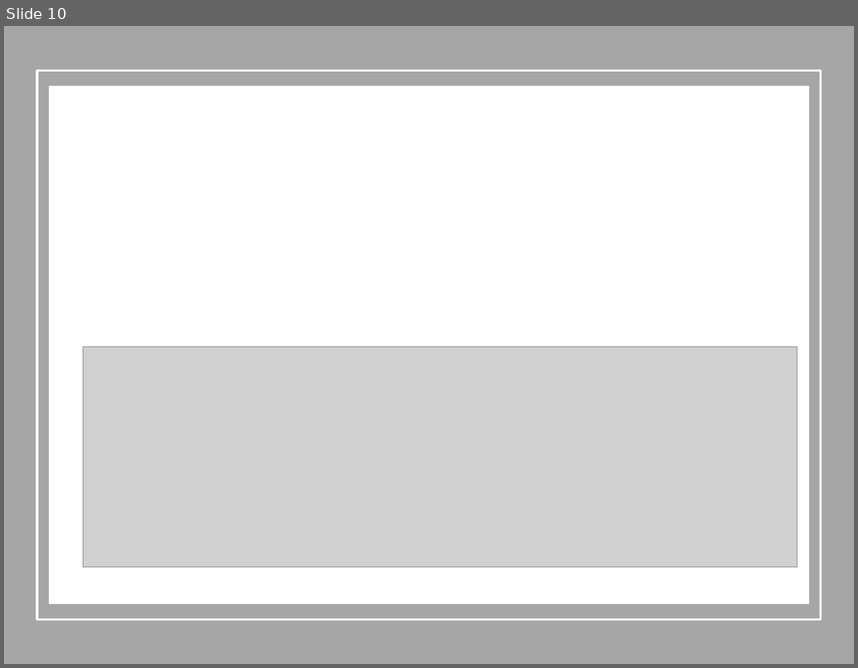
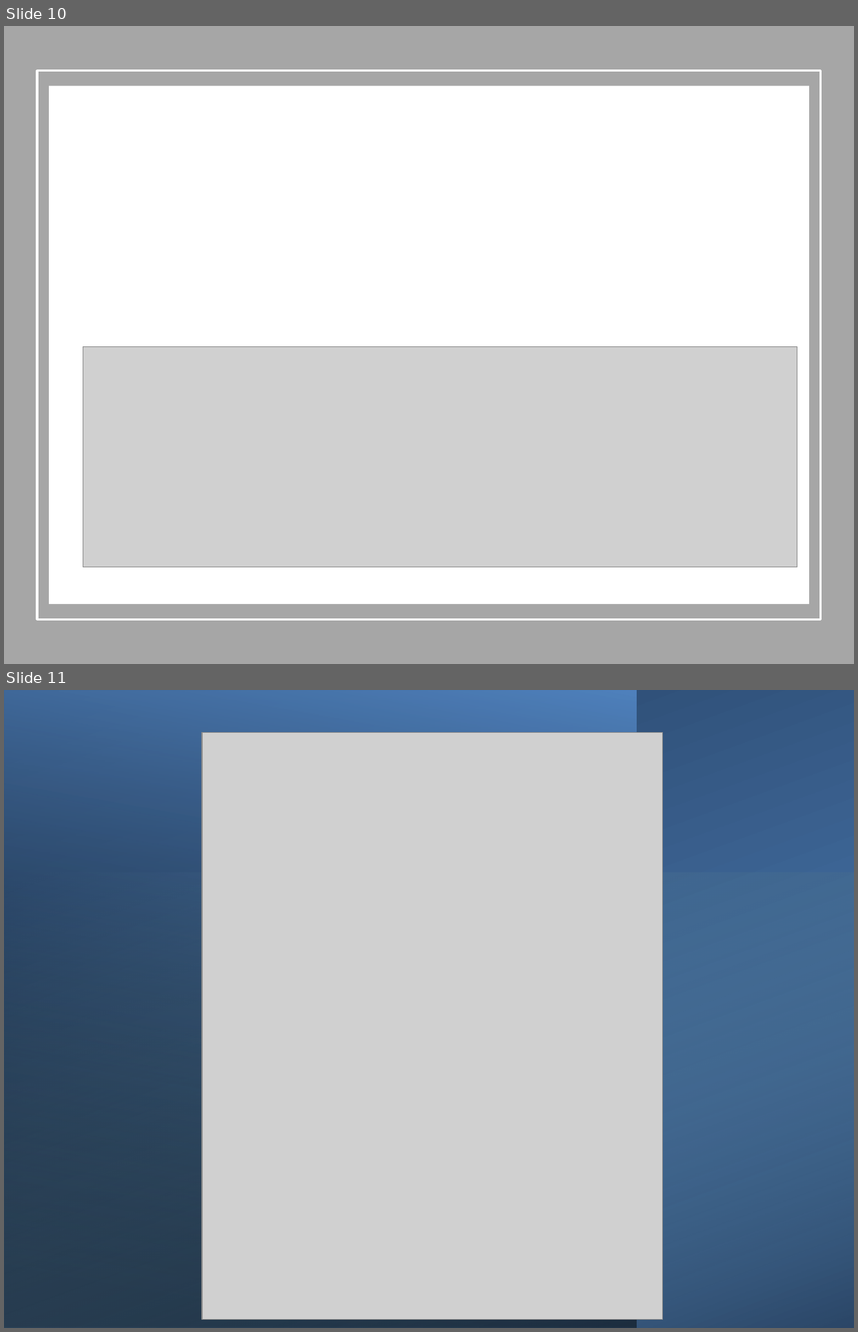
Before and after one commit to ckbitra/aiops-r8, a slide deck: docs/aiops_r8_presentation.pptx. Shown one above the other, each under a label of ours: slide 10 before the commit, slides 10 and 11 after it. The pictures are 858x668 and 858x1332 pixels, drawn with LibreOffice and Linux fonts; fonts in the diff are those of the drawing; grey boxes stand for pictures. Boxes give left, top, right and bottom in pixels: in the first picture for what was removed or moved away, otherwise in the second. Text is boxed around its words. In the diff, an @@ line names an element or a change of style, - is before the commit and + after.

```diff
--- a/docs/aiops_r8_presentation.pptx
+++ b/docs/aiops_r8_presentation.pptx
@@ slide 11 added at bbox=[4, 690, 854, 1328], background #FFFFFF @@
@@ rectangle added at bbox=[4, 690, 854, 1328], fill gradient #4F81BD to #254061 @@
@@ rectangle added at bbox=[4, 690, 637, 1328], fill gradient #000000 to #4F81BD @@
@@ picture added at bbox=[202, 733, 663, 1319] @@
@@ rectangle added at bbox=[4, 872, 853, 1327], fill gradient #93CDDD to #000000 @@
```
Also in this commit, not shown: 8 slides changed, 1 other slide added, 2 slides removed.
